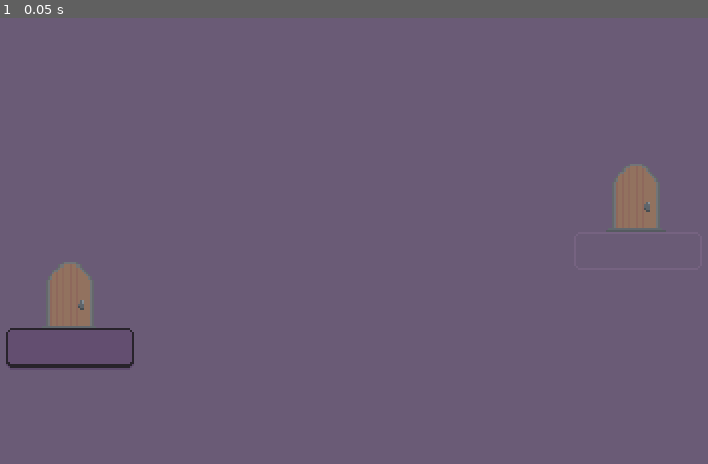
Above: before the commit, frame 1.
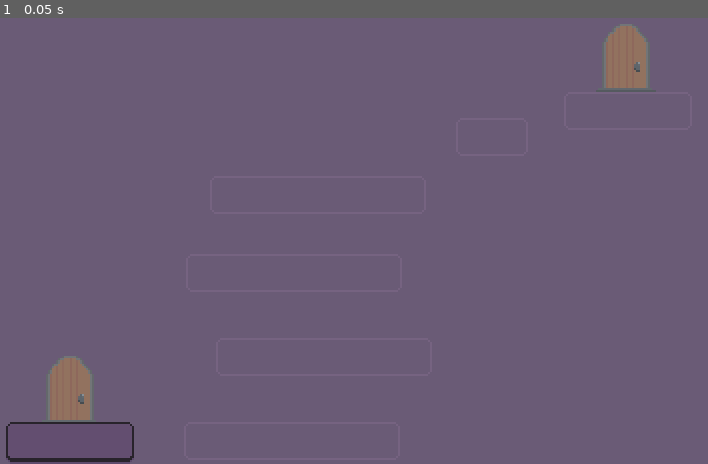
Above: after the commit, the same moment.

Repository: arrowira/dtj36
Game: Godot game, scene res://levels/level4.tscn
Same seed, same stepped clock (60 frames per second), same inputs: the game is played once before the commit and once after it. This scene is started directly instead of the project's main scene.
Inputs:
- Up to frame 1 (0.05 s): no input

The runs differ from the first frame. In frame 1, 3.7% of the frame differs, in the area x 0-93%, y 1-100%.

Commit message:
lvls 4 through 8

Diff:
--- a/dtj-36-proj/levels/level4.tscn
+++ b/dtj-36-proj/levels/level4.tscn
@@ -1,17 +1,34 @@
-[gd_scene load_steps=4 format=3 uid="uid://wip5717cvbdk"]
+[gd_scene load_steps=6 format=3 uid="uid://wip5717cvbdk"]
 
 [ext_resource type="PackedScene" uid="uid://dh7ji8bs1kgpd" path="res://level-components/entrance.tscn" id="1_3cb6x"]
 [ext_resource type="PackedScene" uid="uid://bg6eitetkox37" path="res://level-components/exit.tscn" id="2_lpgdq"]
 [ext_resource type="PackedScene" uid="uid://cxy4eho7vpplf" path="res://level-components/platformMed.tscn" id="3_1jw75"]
+[ext_resource type="PackedScene" uid="uid://btnh2nqjcbqf7" path="res://level-components/platformBig.tscn" id="4_1jw75"]
+[ext_resource type="PackedScene" uid="uid://5vmyk337etpo" path="res://level-components/platformSmall.tscn" id="5_8s3b3"]
 
 [node name="Level2" type="Node2D"]
 
 [node name="Entrance" parent="." instance=ExtResource("1_3cb6x")]
-position = Vector2(55, 178)
+position = Vector2(55, 225)
 
 [node name="Exit" parent="." instance=ExtResource("2_lpgdq")]
-position = Vector2(339, 133)
+position = Vector2(334.00003, 63)
 
 [node name="platform4" parent="Exit" instance=ExtResource("3_1jw75")]
 position = Vector2(-112.44983, 8)
 scale = Vector2(1.004016, 0.99999994)
+
+[node name="platform" parent="." instance=ExtResource("4_1jw75")]
+position = Vector2(116, 230)
+
+[node name="platform2" parent="." instance=ExtResource("4_1jw75")]
+position = Vector2(132, 188)
+
+[node name="platform3" parent="." instance=ExtResource("4_1jw75")]
+position = Vector2(117, 146)
+
+[node name="platform4" parent="." instance=ExtResource("4_1jw75")]
+position = Vector2(129, 107)
+
+[node name="platform5" parent="." instance=ExtResource("5_8s3b3")]
+position = Vector2(252, 78)
--- /dev/null
+++ b/dtj-36-proj/levels/level5.tscn
@@ -0,0 +1,29 @@
+[gd_scene load_steps=7 format=3 uid="uid://d1ydkl2uqnr82"]
+
+[ext_resource type="PackedScene" uid="uid://dh7ji8bs1kgpd" path="res://level-components/entrance.tscn" id="1_ipvgf"]
+[ext_resource type="PackedScene" uid="uid://bg6eitetkox37" path="res://level-components/exit.tscn" id="2_j1f0n"]
+[ext_resource type="PackedScene" uid="uid://cxy4eho7vpplf" path="res://level-components/platformMed.tscn" id="3_nnkdi"]
+[ext_resource type="PackedScene" uid="uid://btnh2nqjcbqf7" path="res://level-components/platformBig.tscn" id="4_4m8hb"]
+[ext_resource type="PackedScene" uid="uid://gxtn3sxxjx2f" path="res://level-components/spinner.tscn" id="5_6ilhl"]
+[ext_resource type="PackedScene" uid="uid://5vmyk337etpo" path="res://level-components/platformSmall.tscn" id="6_adppw"]
+
+[node name="Level2" type="Node2D"]
+
+[node name="Entrance" parent="." instance=ExtResource("1_ipvgf")]
+position = Vector2(55, 178)
+
+[node name="Exit" parent="." instance=ExtResource("2_j1f0n")]
+position = Vector2(339.00003, 90)
+
+[node name="platform4" parent="Exit" instance=ExtResource("3_nnkdi")]
+position = Vector2(-112.44983, 8)
+scale = Vector2(1.004016, 0.99999994)
+
+[node name="platform" parent="." instance=ExtResource("4_4m8hb")]
+position = Vector2(129, 183)
+
+[node name="spinner" parent="." instance=ExtResource("5_6ilhl")]
+position = Vector2(231, 169)
+
+[node name="platform2" parent="." instance=ExtResource("6_adppw")]
+position = Vector2(245, 107)
--- /dev/null
+++ b/dtj-36-proj/levels/level6.tscn
@@ -0,0 +1,28 @@
+[gd_scene load_steps=5 format=3 uid="uid://cejmve6ryoyvp"]
+
+[ext_resource type="PackedScene" uid="uid://dh7ji8bs1kgpd" path="res://level-components/entrance.tscn" id="1_hydfx"]
+[ext_resource type="PackedScene" uid="uid://bg6eitetkox37" path="res://level-components/exit.tscn" id="2_s216a"]
+[ext_resource type="PackedScene" uid="uid://cxy4eho7vpplf" path="res://level-components/platformMed.tscn" id="3_bufqw"]
+[ext_resource type="PackedScene" uid="uid://5vmyk337etpo" path="res://level-components/platformSmall.tscn" id="4_s216a"]
+
+[node name="Level2" type="Node2D"]
+
+[node name="Entrance" parent="." instance=ExtResource("1_hydfx")]
+position = Vector2(55, 178)
+
+[node name="Exit" parent="." instance=ExtResource("2_s216a")]
+position = Vector2(339, 133)
+
+[node name="platform4" parent="Exit" instance=ExtResource("3_bufqw")]
+position = Vector2(-112.44983, 8)
+scale = Vector2(1.004016, 0.99999994)
+
+[node name="platform" parent="." instance=ExtResource("4_s216a")]
+position = Vector2(142, 184)
+
+[node name="platform2" parent="." instance=ExtResource("4_s216a")]
+position = Vector2(233, 166)
+
+[node name="platform3" parent="." instance=ExtResource("3_bufqw")]
+position = Vector2(209, 108)
+rotation = 1.5707774
--- /dev/null
+++ b/dtj-36-proj/levels/level7.tscn
@@ -0,0 +1,39 @@
+[gd_scene load_steps=5 format=3 uid="uid://bwnl6kwslpbi3"]
+
+[ext_resource type="PackedScene" uid="uid://dh7ji8bs1kgpd" path="res://level-components/entrance.tscn" id="1_j0g86"]
+[ext_resource type="PackedScene" uid="uid://bg6eitetkox37" path="res://level-components/exit.tscn" id="2_iqepm"]
+[ext_resource type="PackedScene" uid="uid://cxy4eho7vpplf" path="res://level-components/platformMed.tscn" id="3_5jh5v"]
+[ext_resource type="PackedScene" uid="uid://gxtn3sxxjx2f" path="res://level-components/spinner.tscn" id="4_iqepm"]
+
+[node name="Level2" type="Node2D"]
+
+[node name="Entrance" parent="." instance=ExtResource("1_j0g86")]
+position = Vector2(180, 238)
+
+[node name="Exit" parent="." instance=ExtResource("2_iqepm")]
+position = Vector2(176.00005, 99)
+
+[node name="platform4" parent="Exit" instance=ExtResource("3_5jh5v")]
+position = Vector2(-112.44983, 8)
+scale = Vector2(1.004016, 0.99999994)
+
+[node name="platform" parent="." instance=ExtResource("3_5jh5v")]
+position = Vector2(216, 220)
+
+[node name="platform2" parent="." instance=ExtResource("3_5jh5v")]
+position = Vector2(315, 197)
+
+[node name="platform3" parent="." instance=ExtResource("3_5jh5v")]
+position = Vector2(216, 174)
+
+[node name="platform4" parent="." instance=ExtResource("3_5jh5v")]
+position = Vector2(315, 151)
+
+[node name="platform5" parent="." instance=ExtResource("3_5jh5v")]
+position = Vector2(216, 128)
+
+[node name="spinner" parent="." instance=ExtResource("4_iqepm")]
+position = Vector2(243, 76)
+
+[node name="spinner2" parent="." instance=ExtResource("4_iqepm")]
+position = Vector2(298, 179)
--- /dev/null
+++ b/dtj-36-proj/levels/level8.tscn
@@ -0,0 +1,36 @@
+[gd_scene load_steps=5 format=3 uid="uid://cjyqyo21mgun5"]
+
+[ext_resource type="PackedScene" uid="uid://dh7ji8bs1kgpd" path="res://level-components/entrance.tscn" id="1_6xkyh"]
+[ext_resource type="PackedScene" uid="uid://btnh2nqjcbqf7" path="res://level-components/platformBig.tscn" id="2_6xkyh"]
+[ext_resource type="PackedScene" uid="uid://5vmyk337etpo" path="res://level-components/platformSmall.tscn" id="3_8cf2o"]
+[ext_resource type="FontFile" uid="uid://edfjahup78ih" path="res://BoldPixels.ttf" id="4_8cf2o"]
+
+[node name="Level2" type="Node2D"]
+
+[node name="Entrance" parent="." instance=ExtResource("1_6xkyh")]
+position = Vector2(55, 178)
+
+[node name="platform" parent="." instance=ExtResource("2_6xkyh")]
+position = Vector2(155, 200)
+
+[node name="platform2" parent="." instance=ExtResource("3_8cf2o")]
+position = Vector2(285, 165)
+
+[node name="platform3" parent="." instance=ExtResource("3_8cf2o")]
+position = Vector2(347, 136)
+
+[node name="platform4" parent="." instance=ExtResource("3_8cf2o")]
+position = Vector2(288, 112)
+
+[node name="platform5" parent="." instance=ExtResource("3_8cf2o")]
+position = Vector2(224, 91)
+
+[node name="RichTextLabel" type="RichTextLabel" parent="platform5"]
+offset_left = -364.0
+offset_top = 328.0
+offset_right = 280.0
+offset_bottom = 464.0
+theme_override_fonts/normal_font = ExtResource("4_8cf2o")
+theme_override_font_sizes/normal_font_size = 70
+bbcode_enabled = true
+text = "[rainbow][wave]Thanks for playing"
